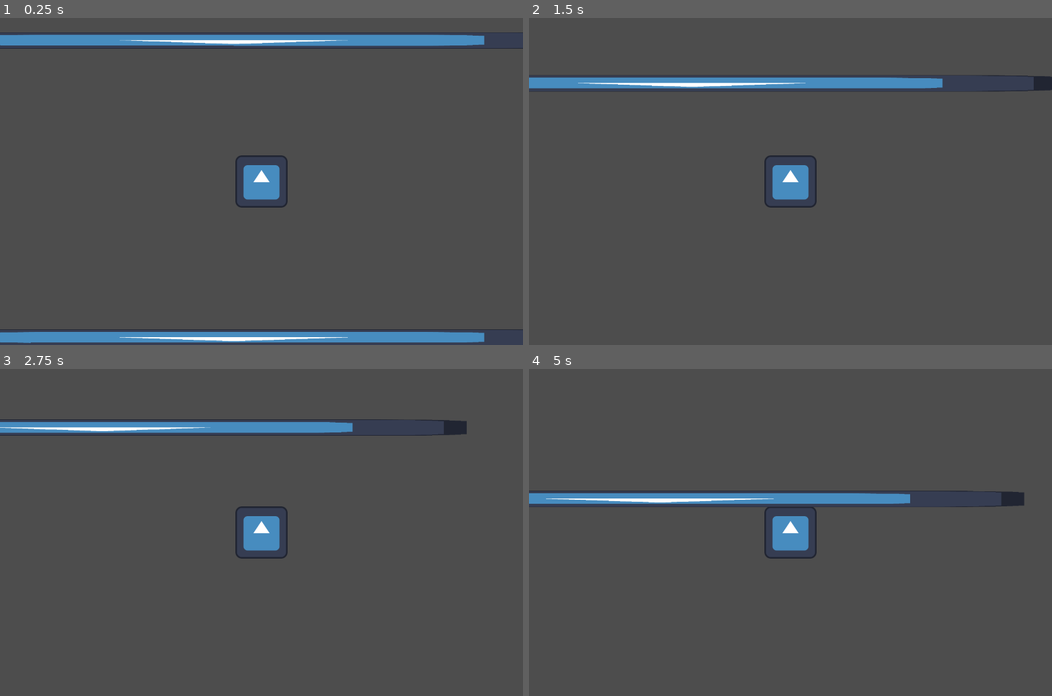
Above: before the commit, frames 1-4 (two rows, left to right).
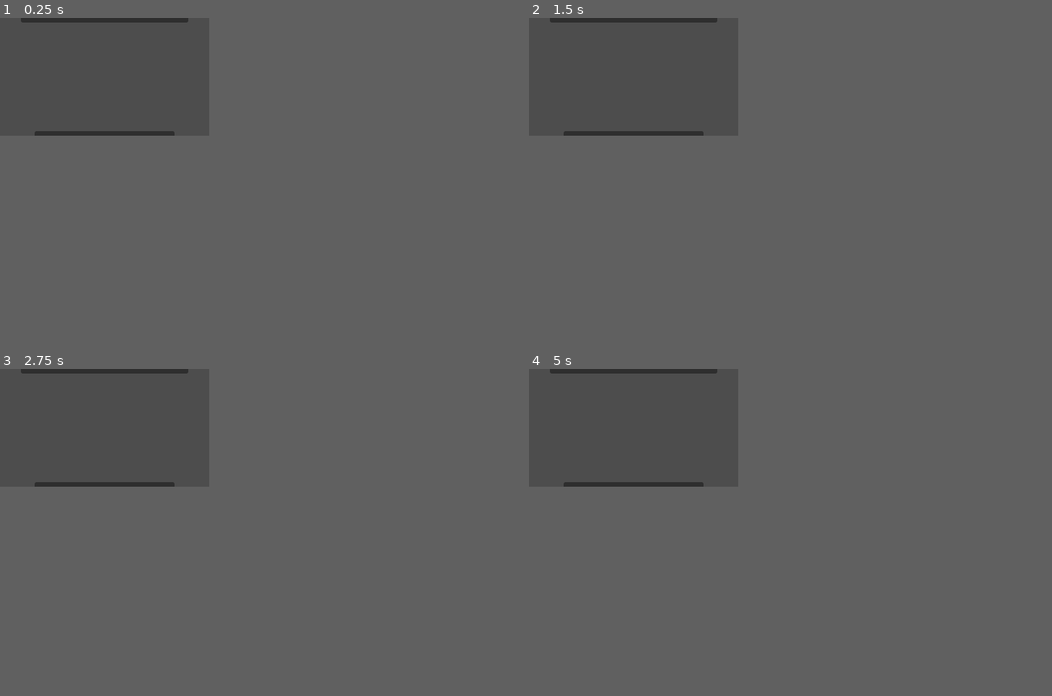
Above: after the commit, the same moments.

Repository: azulws/gamejam
Game: Godot game, scene res://escenas/Menu.tscn
Same seed, same stepped clock (60 frames per second), same inputs: the game is played once before the commit and once after it. Before the commit the project starts from res://escenas/mundo.tscn. The engine's default icon, where the game draws it, is replaced by a stand-in: a white triangle on a blue panel in a dark square.
Inputs:
- Up to frame 1 (0.25 s): no input
- Up to frame 2 (1.5 s): tap Enter at 0.5 s; hold W (arriba, bound only before the commit) 0.53-1.28 s; hold D (der, bound only before the commit) 0.53-1.28 s; hold S (abajo, bound only before the commit) from 1.28 s (still down); tap D (der, bound only before the commit) at 1.35 s
- Up to frame 3 (2.75 s): release S (abajo, bound only before the commit) at 2.03 s; hold W (arriba, bound only before the commit) from 2.03 s (still down); hold D (der, bound only before the commit) from 2.03 s (still down)
- Up to frame 4 (5 s): release D (der, bound only before the commit) at 2.78 s; tap D (der, bound only before the commit) at 2.85, 4.35 s; release W (arriba, bound only before the commit) at 3.53 s; hold D (der, bound only before the commit) 3.53-4.28 s; hold A (izq, bound only before the commit) from 3.53 s (still down); tap Escape (pause, bound only after the commit) at 4.15 s; tap Space at 4.25 s
In our replay, the window is 800x500 before the commit and 320x180 after it. These sizes can differ from the game's own. Grey fills any space a smaller window leaves; there, only what the larger window draws over its background counts as a difference.

The runs differ from the first frame. In frame 1, 8.5% of the frame differs, in the area x 0-100%, y 0-100%; in frame 2, 4.7%; in frame 3, 4.6%; in frame 4, 4.6%.

Commit message:
sonidos etc

Diff:
--- /dev/null
+++ b/gamejam/codigo/Stopwatch.gd
@@ -0,0 +1,28 @@
+extends Node
+class_name Stopwatch
+
+@onready var main: Node2D = $".."
+
+var time= 140
+var stopped = true
+
+func _process(delta: float) -> void:
+	if !stopped:
+		time -= delta
+
+func reset_timer():
+	time= 0.0
+
+func time_to_string() -> String:
+	var msec = fmod(time, 1) * 1000
+	var sec= fmod(time, 60)
+	var min= time/60
+	var format_string= "%02d : %02d : %02d"
+	var actual_string= format_string % [min, sec, msec]
+	return actual_string
+
+
+func _on_timer_timeout() -> void:
+	main.game_started=true
+	stopped = false
+	return
--- a/gamejam/codigo/enimigo.gd
+++ /dev/null
@@ -1,3 +0,0 @@
-extends CharacterBody2D
-
-const SPEED = 300.0
--- a/gamejam/codigo/jugador.gd
+++ b/gamejam/codigo/jugador.gd
@@ -1,4 +1,5 @@
 extends CharacterBody2D
+@onready var main: Node2D = $".."
 
 const SPEED = 300.0
 const COLLISION_SLOWDOWN = 0.5
@@ -6,28 +7,29 @@
 var colliding
 
 func _physics_process(delta: float) -> void:
-	direction = Vector2.ZERO
+	if main.game_started:
+		direction = Vector2.ZERO
 
-	# Detecta las entradas del jugador
-	if Input.is_action_pressed("arriba"):
-		direction.y -= 1
-	if Input.is_action_pressed("abajo"):
-		direction.y += 1
-	if Input.is_action_pressed("izq"):
-		direction.x -= 1
-	if Input.is_action_pressed("der"):
-		direction.x += 1
+		# Detecta las entradas del jugador
+		if Input.is_action_pressed("up"):
+			direction.y -= 1
+		if Input.is_action_pressed("down"):
+			direction.y += 1
+		if Input.is_action_pressed("left"):
+			direction.x -= 1
+		if Input.is_action_pressed("right"):
+			direction.x += 1
 
 	# Normaliza la dirección si hay movimiento
-	if direction != Vector2.ZERO:
-		direction = direction.normalized()
-		velocity *= COLLISION_SLOWDOWN
-		velocity = direction * SPEED
-		if colliding:
+		if direction != Vector2.ZERO:
+			direction = direction.normalized()
 			velocity *= COLLISION_SLOWDOWN
+			velocity = direction * SPEED
+			if colliding:
+				velocity *= COLLISION_SLOWDOWN
 
-	else:
-		velocity = velocity.move_toward(Vector2.ZERO, SPEED)
+		else:
+			velocity = velocity.move_toward(Vector2.ZERO, SPEED)
 
-	# Mueve al personaje y verifica colisiones
-	colliding = move_and_slide()
+		# Mueve al personaje y verifica colisiones
+		colliding = move_and_slide()
--- /dev/null
+++ b/gamejam/codigo/main.gd
@@ -0,0 +1,20 @@
+extends Node2D
+
+@onready var pause: Control = $Jugador/pause
+
+var paused = false
+var game_started= false
+
+func _process(delta):
+	if Input.is_action_just_pressed("pause"):
+		_pause_menu()
+
+func _pause_menu():
+	if paused:
+		pause.hide()
+		Engine.time_scale=1
+	else:
+		pause.show()
+		Engine.time_scale=0
+
+	paused = !paused
--- /dev/null
+++ b/gamejam/codigo/menu.gd
@@ -0,0 +1,10 @@
+extends Control
+
+
+
+func _on_button_pressed() -> void:
+	get_tree().change_scene_to_file("res://escenas/Main.tscn")
+
+
+func _on_button_2_pressed() -> void:
+	get_tree().quit();
--- /dev/null
+++ b/gamejam/codigo/pausa.gd
@@ -0,0 +1,10 @@
+extends Control
+
+
+
+func _on_continuar_pressed() -> void:
+	pass # Replace with function body.
+
+
+func _on_salir_pressed() -> void:
+	get_tree().quit();
--- /dev/null
+++ b/gamejam/codigo/pause.gd
@@ -0,0 +1,10 @@
+extends Control
+
+@onready var main= $"../../"
+
+func _on_continue_pressed() -> void:
+	main._pause_menu();
+
+
+func _on_quit_pressed() -> void:
+	get_tree().quit();
--- /dev/null
+++ b/gamejam/codigo/timer.gd
@@ -0,0 +1,14 @@
+extends Control
+
+@export var StopwatchLabel: Label
+
+var stopwatch : Stopwatch
+
+func _ready():
+	stopwatch = get_tree().get_first_node_in_group("stopwatch")
+
+func _process(delta: float) -> void:
+	_update_stopwatch_label()
+
+func _update_stopwatch_label():
+	StopwatchLabel.text = stopwatch.time_to_string()
--- /dev/null
+++ b/gamejam/escenas/Main.tscn
@@ -0,0 +1,53 @@
+[gd_scene load_steps=9 format=3 uid="uid://c1k8jtm1tfs7d"]
+
+[ext_resource type="Script" path="res://codigo/main.gd" id="1_hpid1"]
+[ext_resource type="PackedScene" uid="uid://domoyeie03bdd" path="res://escenas/Player.tscn" id="2_w732k"]
+[ext_resource type="PackedScene" uid="uid://bkqxjv25p26tt" path="res://escenas/limiteMapa.tscn" id="3_0mqo2"]
+[ext_resource type="PackedScene" uid="uid://iu2rctpjbsu5" path="res://escenas/Stopwatch.tscn" id="4_gg84t"]
+[ext_resource type="Texture2D" uid="uid://8am5mw07dpqu" path="res://icon.svg" id="4_j67tb"]
+[ext_resource type="PackedScene" uid="uid://sr5llx0htuqr" path="res://escenas/pause.tscn" id="6_lkh8n"]
+[ext_resource type="PackedScene" uid="uid://kcxtyqgirktg" path="res://escenas/timer.tscn" id="7_kwjek"]
+[ext_resource type="AudioStream" uid="uid://bpdmka0kw000b" path="res://sounds/Peatonal Rush_2.mp3" id="8_g3uas"]
+
+[node name="Main" type="Node2D"]
+script = ExtResource("1_hpid1")
+
+[node name="Jugador" parent="." instance=ExtResource("2_w732k")]
+position = Vector2(577, 324)
+motion_mode = 1
+
+[node name="pause" parent="Jugador" instance=ExtResource("6_lkh8n")]
+visible = false
+offset_left = -161.0
+offset_top = -84.0
+offset_right = -161.0
+offset_bottom = -84.0
+size_flags_horizontal = 4
+size_flags_vertical = 4
+
+[node name="AudioStreamPlayer2D" type="AudioStreamPlayer2D" parent="Jugador"]
+stream = ExtResource("8_g3uas")
+autoplay = true
+
+[node name="Stopwatch" parent="." instance=ExtResource("4_gg84t")]
+
+[node name="limites mapa" type="Node" parent="."]
+
+[node name="limite inferior" parent="limites mapa" instance=ExtResource("3_0mqo2")]
+position = Vector2(0, 686)
+rotation = 3.14159
+
+[node name="Sprite2D" type="Sprite2D" parent="limites mapa/limite inferior"]
+position = Vector2(-509, -20)
+scale = Vector2(13.9297, 0.3125)
+texture = ExtResource("4_j67tb")
+
+[node name="limite superior" parent="limites mapa" instance=ExtResource("3_0mqo2")]
+
+[node name="Sprite2D2" type="Sprite2D" parent="limites mapa/limite superior"]
+position = Vector2(509, -21)
+rotation = -3.14159
+scale = Vector2(13.9297, 0.3125)
+texture = ExtResource("4_j67tb")
+
+[node name="Timer" parent="." instance=ExtResource("7_kwjek")]
--- /dev/null
+++ b/gamejam/escenas/Menu.tscn
@@ -0,0 +1,44 @@
+[gd_scene load_steps=2 format=3 uid="uid://bgavg172fs7oj"]
+
+[ext_resource type="Script" path="res://codigo/menu.gd" id="1_c731v"]
+
+[node name="Menu" type="Control"]
+layout_mode = 3
+anchors_preset = 15
+anchor_right = 1.0
+anchor_bottom = 1.0
+grow_horizontal = 2
+grow_vertical = 2
+script = ExtResource("1_c731v")
+
+[node name="VBoxContainer" type="VBoxContainer" parent="."]
+layout_mode = 1
+anchors_preset = 8
+anchor_left = 0.5
+anchor_top = 0.5
+anchor_right = 0.5
+anchor_bottom = 0.5
+offset_left = -380.5
+offset_top = -309.5
+offset_right = 380.5
+offset_bottom = 309.5
+grow_horizontal = 2
+grow_vertical = 2
+
+[node name="Start" type="Button" parent="VBoxContainer"]
+layout_mode = 2
+size_flags_horizontal = 4
+size_flags_vertical = 6
+theme_override_constants/icon_max_width = 0
+theme_override_font_sizes/font_size = 100
+text = "jugar"
+
+[node name="Quit" type="Button" parent="VBoxContainer"]
+layout_mode = 2
+size_flags_horizontal = 4
+size_flags_vertical = 6
+theme_override_font_sizes/font_size = 100
+text = "salir"
+
+[connection signal="pressed" from="VBoxContainer/Start" to="." method="_on_button_pressed"]
+[connection signal="pressed" from="VBoxContainer/Quit" to="." method="_on_button_2_pressed"]
--- /dev/null
+++ b/gamejam/escenas/Player.tscn
@@ -0,0 +1,19 @@
+[gd_scene load_steps=4 format=3 uid="uid://domoyeie03bdd"]
+
+[ext_resource type="Texture2D" uid="uid://8am5mw07dpqu" path="res://icon.svg" id="1_7i3d0"]
+[ext_resource type="Script" path="res://codigo/jugador.gd" id="1_avd3n"]
+
+[sub_resource type="RectangleShape2D" id="RectangleShape2D_c2oow"]
+size = Vector2(123.5, 122)
+
+[node name="Player" type="CharacterBody2D"]
+script = ExtResource("1_avd3n")
+
+[node name="Sprite2D" type="Sprite2D" parent="."]
+texture = ExtResource("1_7i3d0")
+
+[node name="Camera2D" type="Camera2D" parent="."]
+
+[node name="CollisionShape2D" type="CollisionShape2D" parent="."]
+position = Vector2(-0.75, 0)
+shape = SubResource("RectangleShape2D_c2oow")
--- /dev/null
+++ b/gamejam/escenas/Stopwatch.tscn
@@ -0,0 +1,13 @@
+[gd_scene load_steps=2 format=3 uid="uid://iu2rctpjbsu5"]
+
+[ext_resource type="Script" path="res://codigo/Stopwatch.gd" id="1_rr8sy"]
+
+[node name="Stopwatch" type="Node" groups=["stopwatch"]]
+script = ExtResource("1_rr8sy")
+
+[node name="Timer" type="Timer" parent="."]
+wait_time = 5.0
+one_shot = true
+autostart = true
+
+[connection signal="timeout" from="Timer" to="." method="_on_timer_timeout"]
--- a/gamejam/escenas/jugador.tscn
+++ /dev/null
@@ -1,19 +0,0 @@
-[gd_scene load_steps=4 format=3 uid="uid://domoyeie03bdd"]
-
-[ext_resource type="Texture2D" uid="uid://8am5mw07dpqu" path="res://icon.svg" id="1_7i3d0"]
-[ext_resource type="Script" path="res://codigo/jugador.gd" id="1_avd3n"]
-
-[sub_resource type="RectangleShape2D" id="RectangleShape2D_c2oow"]
-size = Vector2(123.5, 122)
-
-[node name="Jugador" type="CharacterBody2D"]
-script = ExtResource("1_avd3n")
-
-[node name="Sprite2D" type="Sprite2D" parent="."]
-texture = ExtResource("1_7i3d0")
-
-[node name="Camera2D" type="Camera2D" parent="."]
-
-[node name="CollisionShape2D" type="CollisionShape2D" parent="."]
-position = Vector2(-0.75, 0)
-shape = SubResource("RectangleShape2D_c2oow")
--- a/gamejam/escenas/mundo.tscn
+++ /dev/null
@@ -1,37 +0,0 @@
-[gd_scene load_steps=5 format=3 uid="uid://c1k8jtm1tfs7d"]
-
-[ext_resource type="PackedScene" uid="uid://domoyeie03bdd" path="res://escenas/jugador.tscn" id="1_uceuo"]
-[ext_resource type="PackedScene" uid="uid://bkqxjv25p26tt" path="res://escenas/limiteMapa.tscn" id="2_kmei0"]
-[ext_resource type="Texture2D" uid="uid://8am5mw07dpqu" path="res://icon.svg" id="3_p2i8y"]
-[ext_resource type="Script" path="res://escenas/timer.gd" id="4_uakf8"]
-
-[node name="mundo" type="Node2D"]
-
-[node name="Jugador" parent="." instance=ExtResource("1_uceuo")]
-position = Vector2(577, 324)
-motion_mode = 1
-
-[node name="Node" type="Node" parent="."]
-
-[node name="limite inferior" parent="Node" instance=ExtResource("2_kmei0")]
-position = Vector2(0, 686)
-rotation = 3.14159
-
-[node name="Sprite2D" type="Sprite2D" parent="Node/limite inferior"]
-position = Vector2(-509, -20)
-scale = Vector2(13.9297, 0.3125)
-texture = ExtResource("3_p2i8y")
-
-[node name="limite superior" parent="Node" instance=ExtResource("2_kmei0")]
-
-[node name="Sprite2D2" type="Sprite2D" parent="Node/limite superior"]
-position = Vector2(509, -21)
-rotation = -3.14159
-scale = Vector2(13.9297, 0.3125)
-texture = ExtResource("3_p2i8y")
-
-[node name="Timer" type="Timer" parent="."]
-wait_time = 33.89
-one_shot = true
-autostart = true
-script = ExtResource("4_uakf8")
--- /dev/null
+++ b/gamejam/escenas/pause.tscn
@@ -0,0 +1,35 @@
+[gd_scene load_steps=2 format=3 uid="uid://sr5llx0htuqr"]
+
+[ext_resource type="Script" path="res://codigo/pause.gd" id="1_34rns"]
+
+[node name="pause" type="Control"]
+layout_mode = 3
+anchors_preset = 15
+anchor_right = 1.0
+anchor_bottom = 1.0
+grow_horizontal = 2
+grow_vertical = 2
+script = ExtResource("1_34rns")
+
+[node name="MarginContainer" type="MarginContainer" parent="."]
+layout_mode = 0
+offset_left = 111.0
+offset_top = 48.0
+offset_right = 195.0
+offset_bottom = 114.0
+
+[node name="VBoxContainer" type="VBoxContainer" parent="MarginContainer"]
+layout_mode = 2
+
+[node name="continue" type="Button" parent="MarginContainer/VBoxContainer"]
+layout_mode = 2
+text = "continuar"
+
+[node name="quit" type="Button" parent="MarginContainer/VBoxContainer"]
+layout_mode = 2
+text = "salir"
+
+[connection signal="pressed" from="MarginContainer/VBoxContainer/continue" to="." method="_on_continuar_pressed"]
+[connection signal="pressed" from="MarginContainer/VBoxContainer/continue" to="." method="_on_continue_pressed"]
+[connection signal="pressed" from="MarginContainer/VBoxContainer/quit" to="." method="_on_quit_pressed"]
+[connection signal="pressed" from="MarginContainer/VBoxContainer/quit" to="." method="_on_salir_pressed"]
--- a/gamejam/escenas/timer.gd
+++ /dev/null
@@ -1,4 +0,0 @@
-extends Timer
-
-func _on_timer_timeout():
-	print("Time out")
--- /dev/null
+++ b/gamejam/escenas/timer.tscn
@@ -0,0 +1,23 @@
+[gd_scene load_steps=3 format=3 uid="uid://kcxtyqgirktg"]
+
+[ext_resource type="Script" path="res://codigo/timer.gd" id="1_51nrt"]
+
+[sub_resource type="LabelSettings" id="LabelSettings_x4nke"]
+
+[node name="Timer" type="Control" node_paths=PackedStringArray("StopwatchLabel")]
+layout_mode = 3
+anchors_preset = 15
+anchor_right = 1.0
+anchor_bottom = 1.0
+grow_horizontal = 2
+grow_vertical = 2
+script = ExtResource("1_51nrt")
+StopwatchLabel = NodePath("StopwatchLabel")
+
+[node name="StopwatchLabel" type="Label" parent="."]
+layout_mode = 0
+offset_left = 126.0
+offset_right = 235.0
+offset_bottom = 23.0
+text = "00:00:000"
+label_settings = SubResource("LabelSettings_x4nke")
--- a/gamejam/project.godot
+++ b/gamejam/project.godot
@@ -11,44 +11,49 @@
 [application]
 
 config/name="gamejam"
-run/main_scene="res://escenas/mundo.tscn"
+run/main_scene="res://escenas/Menu.tscn"
 config/features=PackedStringArray("4.3", "Forward Plus")
 config/icon="res://icon.svg"
 
 [display]
 
-window/size/viewport_width=1280
-window/size/viewport_height=800
+window/size/viewport_width=320
+window/size/viewport_height=180
 
 [input]
 
-izq={
+left={
 "deadzone": 0.5,
 "events": [Object(InputEventKey,"resource_local_to_scene":false,"resource_name":"","device":-1,"window_id":0,"alt_press …(191 unchanged characters)…
 , Object(InputEventKey,"resource_local_to_scene":false,"resource_name":"","device":-1,"window_id":0,"alt_pressed":false …(186 unchanged characters)…
 ]
 }
-der={
+right={
 "deadzone": 0.5,
 "events": [Object(InputEventKey,"resource_local_to_scene":false,"resource_name":"","device":-1,"window_id":0,"alt_press …(192 unchanged characters)…
 , Object(InputEventKey,"resource_local_to_scene":false,"resource_name":"","device":-1,"window_id":0,"alt_pressed":false …(186 unchanged characters)…
 ]
 }
-arriba={
+up={
 "deadzone": 0.5,
 "events": [Object(InputEventKey,"resource_local_to_scene":false,"resource_name":"","device":-1,"window_id":0,"alt_press …(192 unchanged characters)…
 , Object(InputEventKey,"resource_local_to_scene":false,"resource_name":"","device":-1,"window_id":0,"alt_pressed":false …(186 unchanged characters)…
 ]
 }
-abajo={
+down={
 "deadzone": 0.5,
 "events": [Object(InputEventKey,"resource_local_to_scene":false,"resource_name":"","device":-1,"window_id":0,"alt_press …(192 unchanged characters)…
 , Object(InputEventKey,"resource_local_to_scene":false,"resource_name":"","device":-1,"window_id":0,"alt_pressed":false …(186 unchanged characters)…
 ]
 }
-agarrar={
+"pick up"={
 "deadzone": 0.5,
 "events": [Object(InputEventKey,"resource_local_to_scene":false,"resource_name":"","device":-1,"window_id":0,"alt_press …(191 unchanged characters)…
+]
+}
+pause={
+"deadzone": 0.5,
+"events": [Object(InputEventKey,"resource_local_to_scene":false,"resource_name":"","device":-1,"window_id":0,"alt_pressed":false,"shift_pressed":false,"ctrl_pressed":false,"meta_pressed":false,"pressed":false,"keycode":0,"physical_keycode":4194305,"key_label":0,"unicode":0,"location":0,"echo":false,"script":null)
 ]
 }
 
Not shown, added: gamejam/sounds/Peatonal Rush_2.mp3.import
Not shown, added: gamejam/sounds/Peatonal Rush_2.mp3
